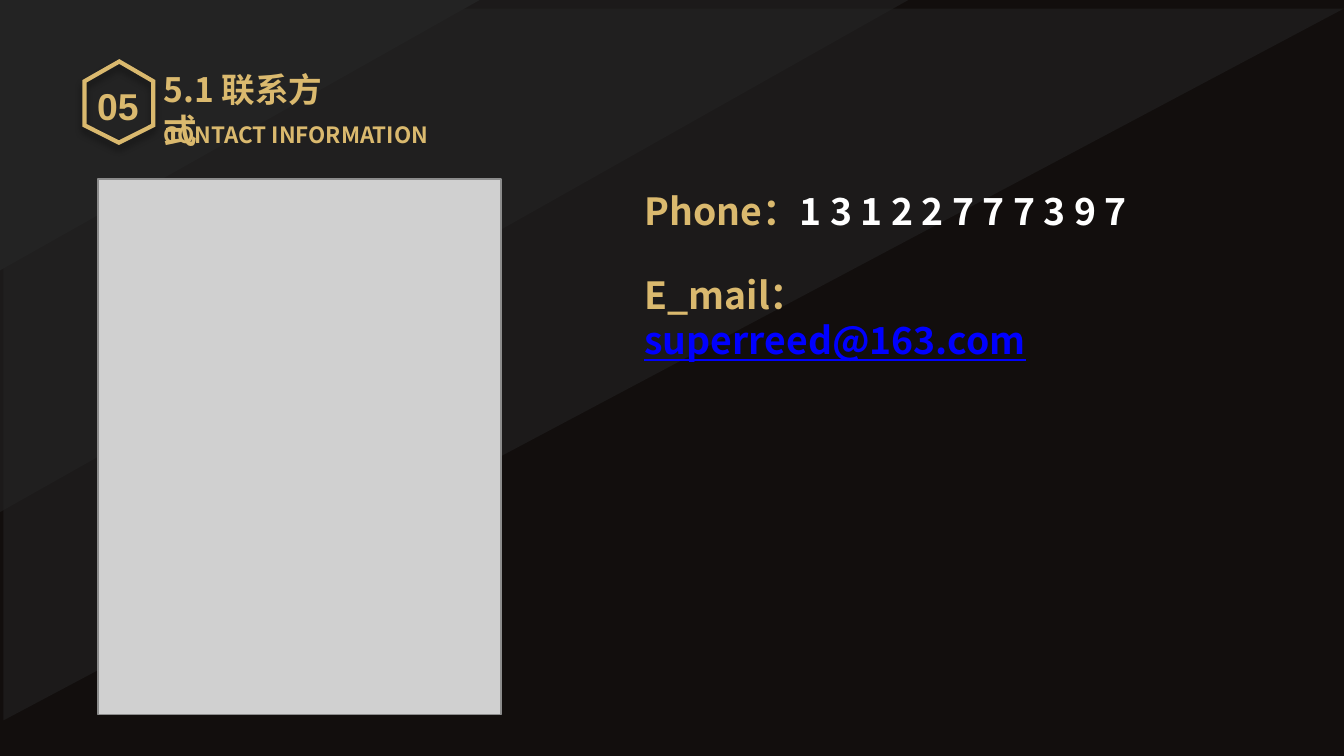
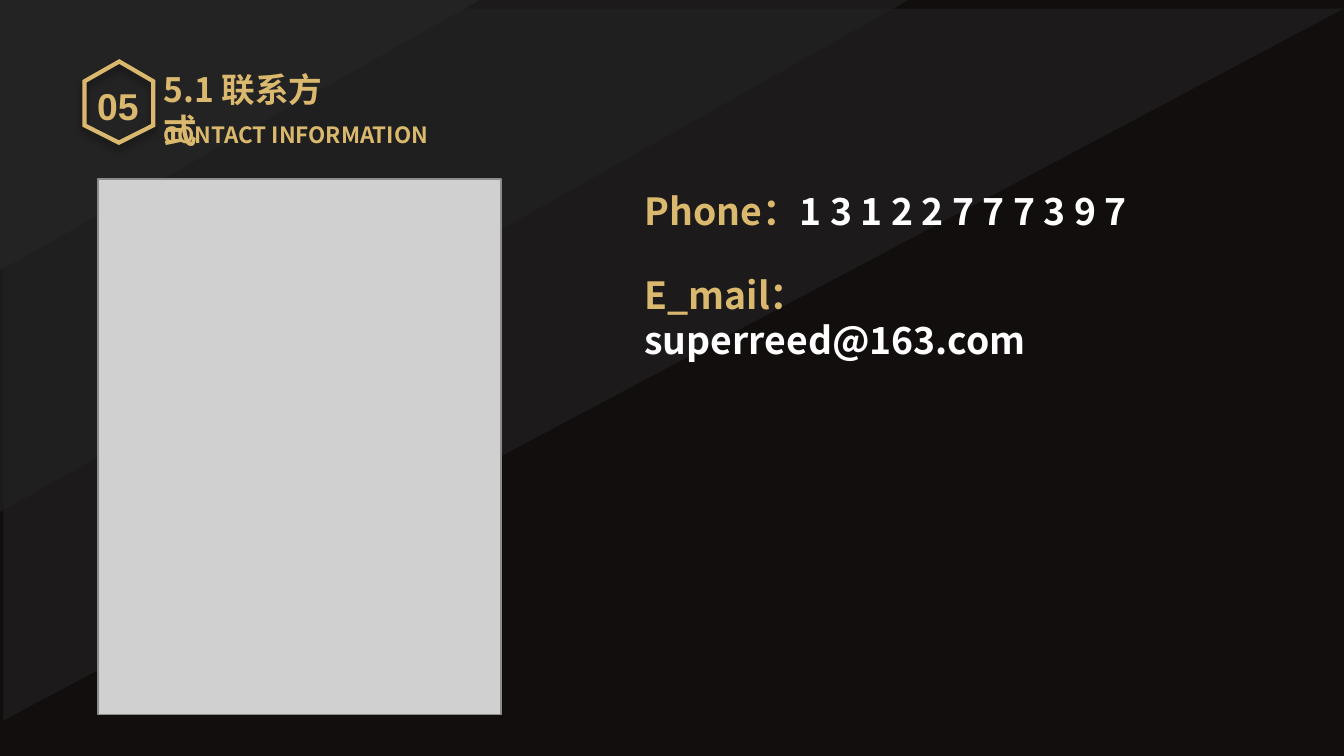
Before and after one commit to Reed942/Ai-Music, a slide deck: slide 12 of Documents/产品文档/产品需求文档/人工智能编曲.pptx. Drawn at 1344x756 pixels with LibreOffice and Linux fonts; fonts in the diff are those of the drawing; grey boxes stand for pictures. Boxes give left, top, right and bottom in pixels: in the first picture for what was removed or moved away, otherwise in the second. Text is boxed around its words. In the diff, an @@ line names an element or a change of style, - is before the commit and + after.

Commit message:
add

```diff
--- a/Documents/产品文档/产品需求文档/人工智能编曲.pptx
+++ b/Documents/产品文档/产品需求文档/人工智能编曲.pptx
@@ text "E_mail：superreed@163.com" at [644,278,1025,362]: text colour #0000FF to #FFFFFF, underline off in "E_mail：superreed@163.com" @@
```
Also in this commit, not shown: 1 other slide changed.
